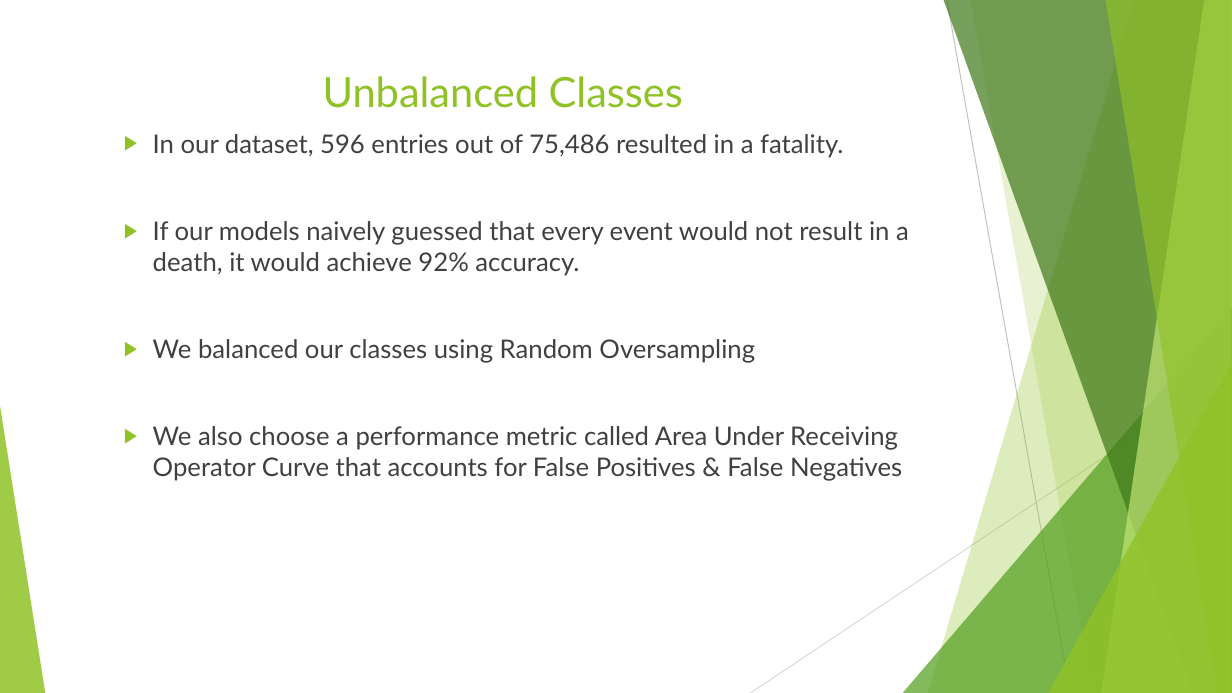
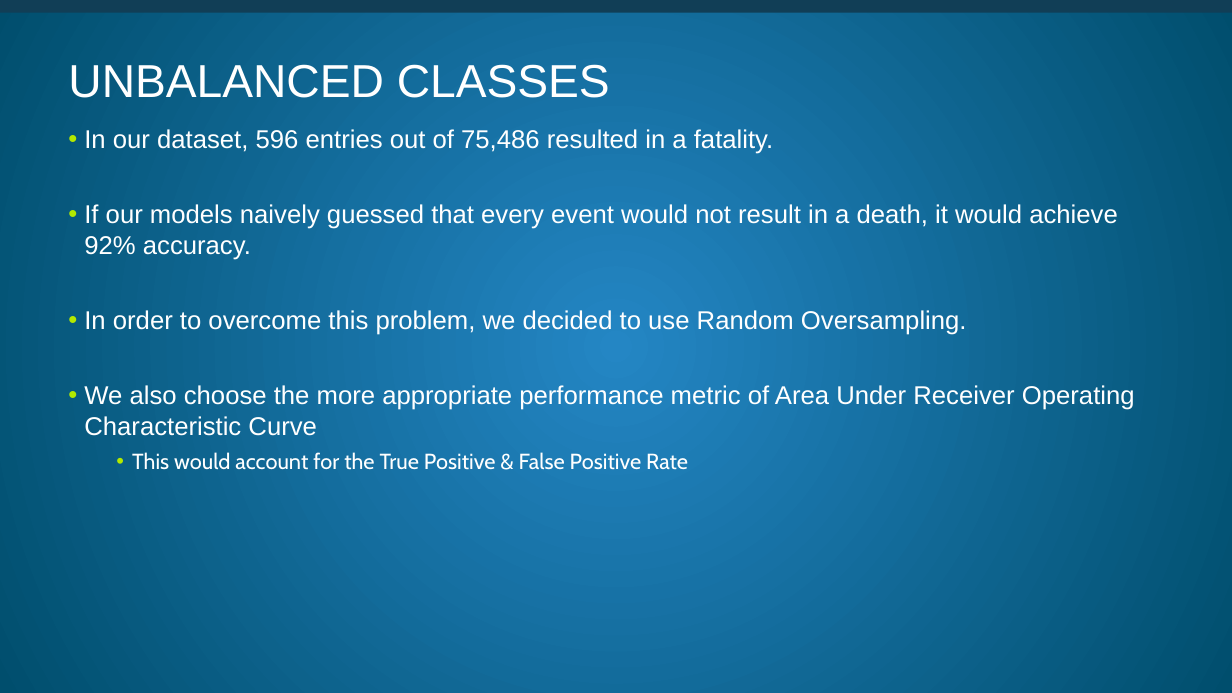
Before and after one commit to littlesiagoy/Springboard-Capstone-2, a slide deck: slide 9 of Capstone 2 Slidedeck.pptx (slide 7 before the commit). Drawn at 1232x693 pixels with LibreOffice and Linux fonts; fonts in the diff are those of the drawing. Boxes give left, top, right and bottom in pixels: in the first picture for what was removed or moved away, otherwise in the second. Text is boxed around its words. In the diff, an @@ line names an element or a change of style, - is before the commit and + after.

Commit message:
Fully incorporated LabelEncoding & Updated Slides and Report with results

```diff
--- a/Capstone 2 Slidedeck.pptx
+++ b/Capstone 2 Slidedeck.pptx
@@ background #FFFFFF to gradient #2486C4 to #004E6D @@
@@ rectangle added at (0,0,1232,4), fill #B3E900 @@
@@ rectangle added at (0,0,1232,13), fill #113E56 @@
@@ title at (68,64,610,98): text changed; size 32.4 to 36 pt; font Lato to Arial; text colour #90C226 to #FFFFFF @@
-Unbalanced Classes
+UNBALANCED CLASSES
@@ text at (84,129,1118,260): font Lato to Arial, text colour #404040 to #FFFFFF in "In our dataset, 596 entries out of ...", "If our models naively guessed that every ..."; bullet ▶ to •; less space between paragraphs; bullet colour #90C226 to #B3E900 @@
@@ text at (84,310,1135,470): text changed; font Lato to Arial; text colour #404040 to #FFFFFF @@
-  ▶ We balanced our classes using Random Oversampling
-  ▶ We also choose a performance metric called Area Under Receiving Operator Curve that accounts for False Positives & False Negatives
+  • In order to overcome this problem, we decided to use Random Oversampling.
+  • We also choose the more appropriate performance metric of Area Under Receiver Operating Characteristic Curve
+          • This would account for the True Positive & False Positive Rate
@@ group removed at (0,0,1232,693): 5 freeform shapes, 3 triangles, 2 lines @@
```
Also in this commit, not shown: 8 other slides changed, 6 slides added, 4 slides removed, 9 other files.
